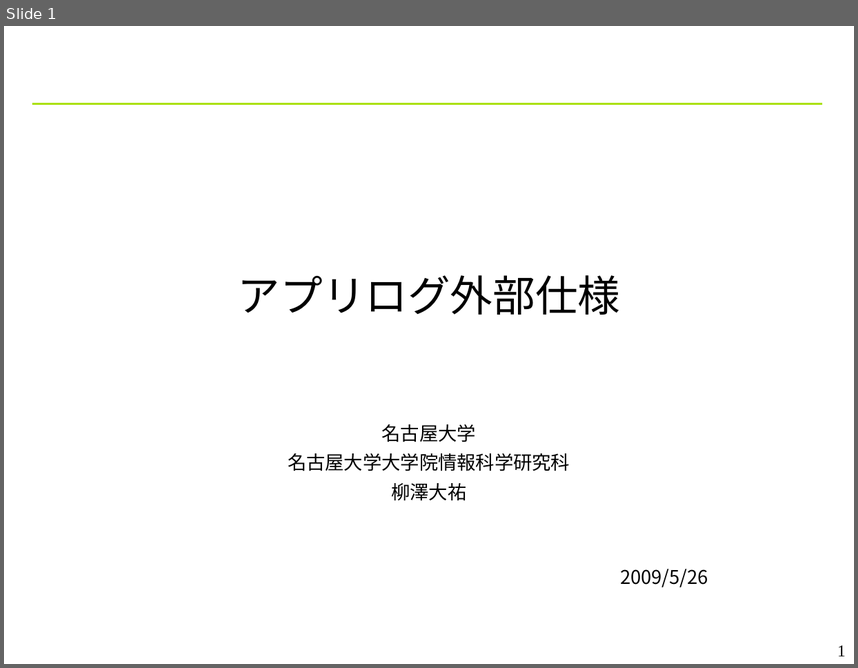
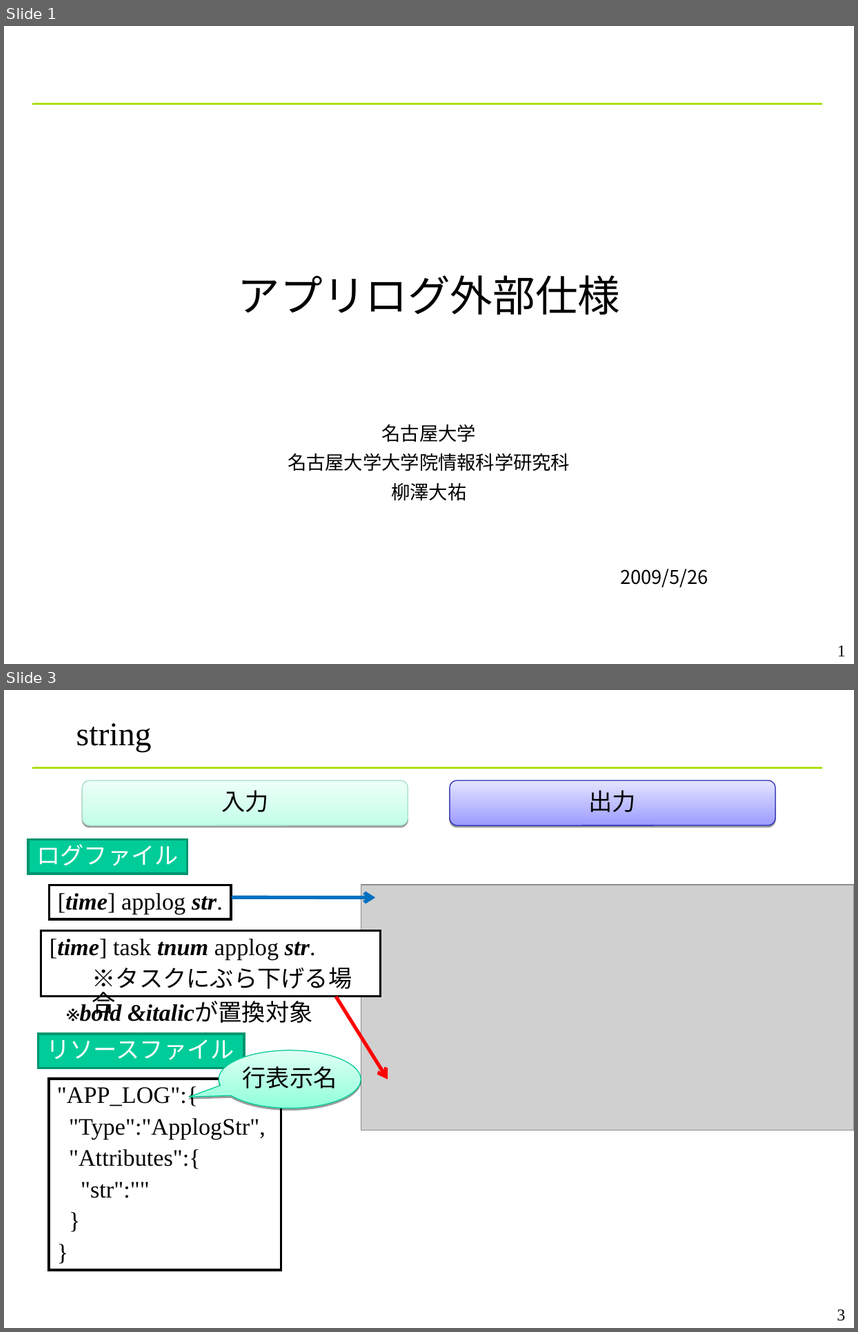
Before and after one commit to YixiaoLi/tlv4mc, a slide deck: doc/phase4/aplog_ext_spec.ppt. Shown one above the other, each under a label of ours: slide 1 before the commit, slides 1 and 3 after it; the slides between them are not shown. The pictures are 858x668 and 858x1332 pixels, drawn with LibreOffice and Linux fonts; fonts in the diff are those of the drawing; grey boxes stand for pictures; background and template pictures are left out. Boxes give left, top, right and bottom in pixels: in the first picture for what was removed or moved away, otherwise in the second. Text is boxed around its words. In the diff, an @@ line names an element or a change of style, - is before the commit and + after.

```diff
--- a/doc/phase4/aplog_ext_spec.ppt
+++ b/doc/phase4/aplog_ext_spec.ppt
@@ slide 3 added at bbox=[4, 690, 854, 1328], background #FFFFFF; not listed: 1 template element that a slide beside it also shows @@
@@ title added at bbox=[76, 723, 152, 752], 28 pt, text #000000 @@
+string
@@ rounded rectangle added at bbox=[82, 780, 408, 825], fill gradient #C3FFE8 to #EDFFF8, outline #A5DEC6 0.74 pt, 20 pt, text #000000 @@
+入力
@@ rounded rectangle added at bbox=[450, 780, 775, 825], fill gradient #9C9CFF to #E4E4FF, outline #2828B8 0.74 pt, 20 pt, text #000000 @@
+出力
@@ rectangle added at bbox=[29, 840, 188, 874], fill #00CC99, outline #00956F 2.01 pt, 20 pt, text #FFFFFF @@
+ログファイル
@@ rectangle added at bbox=[49, 885, 231, 918], fill #FFFFFF, outline #000000 2.01 pt, 20 pt, text #000000 @@
+[time] applog str.
@@ picture added at bbox=[361, 885, 854, 1130] @@
@@ arrow added from (232, 898) to (375, 898), #0070C0 3 pt @@
@@ rectangle added at bbox=[41, 931, 381, 996], fill #FFFFFF, outline #000000 2.01 pt, 20 pt, text #000000 @@
+[time] task tnum applog str.
+    ※タスクにぶら下げる場合
@@ text added at bbox=[66, 999, 121, 1021], 20 pt, text #000000, bold, italic @@
+※bold &italicが置換対象
@@ arrow added from (337, 996) to (388, 1079), #FF0000 3 pt @@
@@ rectangle added at bbox=[38, 1034, 243, 1067], fill #00CC99, outline #00956F 2.01 pt, 20 pt, text #FFFFFF @@
+リソースファイル
@@ speech bubble added at bbox=[219, 1050, 361, 1108], fill gradient #90FFDA to #E0FFF4, outline #00CC98 0.74 pt, 20 pt, text #000000 @@
+行表示名
@@ rectangle added at bbox=[49, 1078, 281, 1270], fill #FFFFFF, outline #000000 2.01 pt, 20 pt, text #000000 @@
+"APP_LOG":{
+"Type":"ApplogStr",
+"Attributes":{
+"str":""
+}
+}
@@ page number added at bbox=[837, 1309, 845, 1321], 14 pt, text #000000 @@
+3
```
Also in this commit, not shown: 1 slide changed, 2 other slides added, 1 slide removed.
